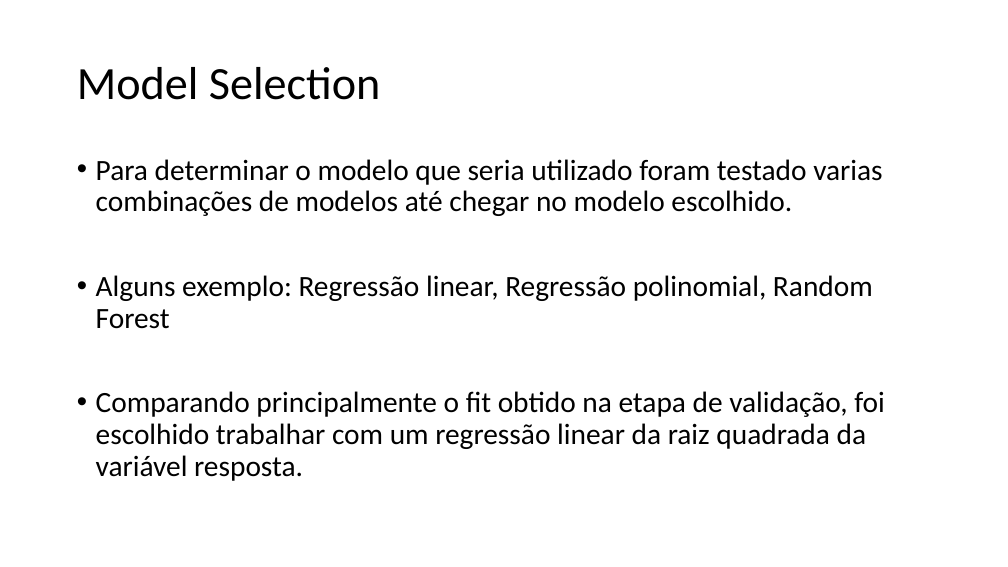
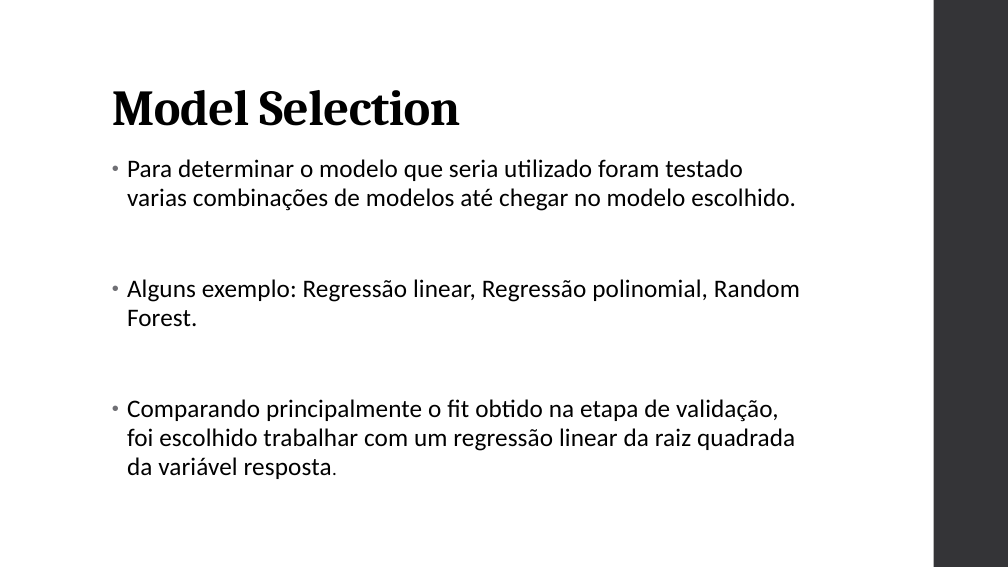
Before and after one commit to rodrigo-neumann/Stone-Age-Covid-project, a slide deck: slide 11 of Stone Age_apresentação.pptx. Drawn at 1008x567 pixels with LibreOffice and Linux fonts; fonts in the diff are those of the drawing. Boxes give left, top, right and bottom in pixels: in the first picture for what was removed or moved away, otherwise in the second. Text is boxed around its words. In the diff, an @@ line names an element or a change of style, - is before the commit and + after.

```diff
--- a/Stone Age_apresentação.pptx
+++ b/Stone Age_apresentação.pptx
@@ rectangle added at (x1=934, y1=0, x2=1008, y2=567), fill #353537 @@
@@ title "Model Selection" moved from (x1=77, y1=67, x2=381, y2=100) to (x1=112, y1=90, x2=460, y2=126) @@
@@ title "Model Selection" at (x1=112, y1=90, x2=460, y2=126): size 44 to 48 pt, font Calibri to Cambria, letter spacing 0 to -0.5 pt, bold on; vertical alignment middle to bottom @@
@@ text "Para determinar o modelo que ..." moved from (x1=96, y1=159, x2=885, y2=481) to (x1=127, y1=159, x2=800, y2=479) @@
@@ text at (x1=127, y1=159, x2=796, y2=479): size 28 to 24 pt, letter spacing 0 to 0.1 pt in "Para determinar o modelo que seria utilizado ...", "Comparando principalmente o fit obtido na etapa ..."; size 28 to 18 pt in "resposta."; indent changed; line spacing 0.9 to 0.95; more space between paragraphs @@
@@ text at (x1=127, y1=279, x2=800, y2=327): text changed; size 28 to 24 pt @@
-• Alguns exemplo: Regressão linear, Regressão polinomial, Random Forest
+• Alguns exemplo: Regressão linear, Regressão polinomial, Random Forest.
```
Also in this commit, not shown: 17 other slides changed, 1 slide added, 1 slide removed.
